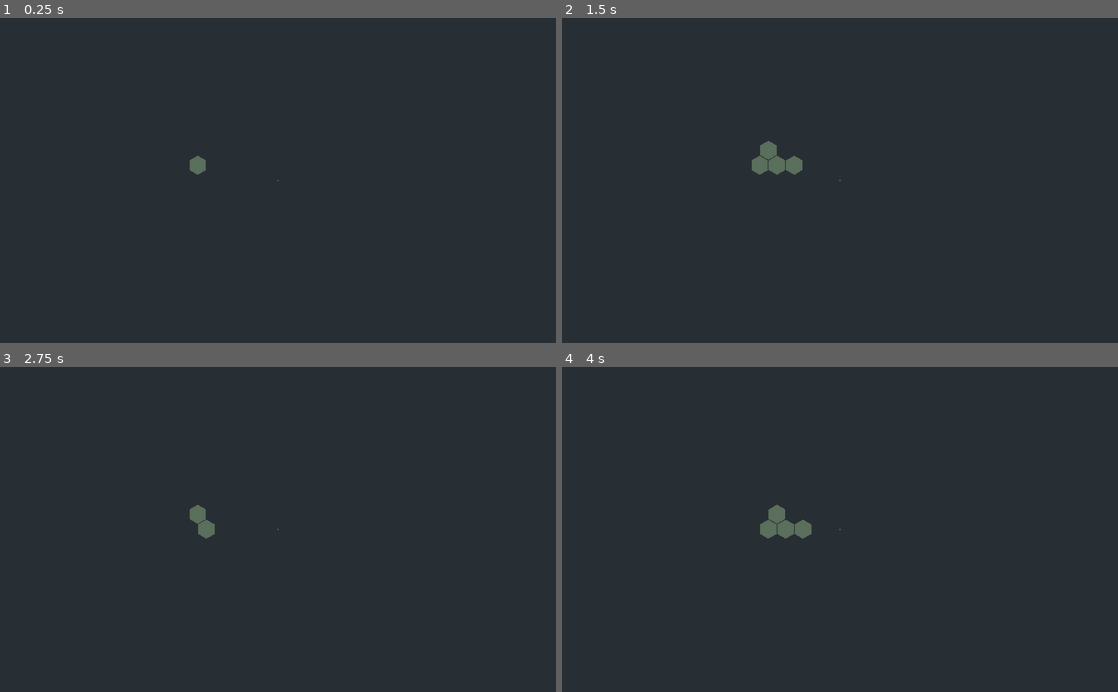
Above: before the commit, frames 1-4 (two rows, left to right).
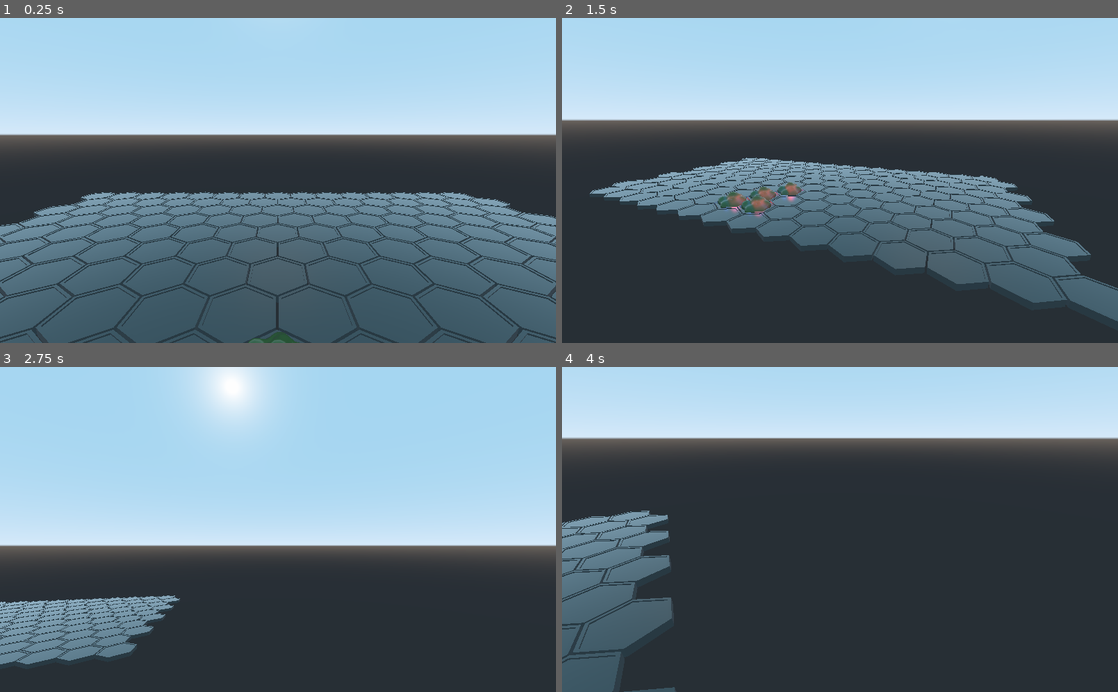
Above: after the commit, the same moments.

Repository: KrtzDev/cell-culture
Game: Godot game, scene res://TestScene.tscn
Same seed, same stepped clock (60 frames per second), same inputs: the game is played once before the commit and once after it. The project has no main scene, so this scene is started directly.
Inputs (mouse positions are in pixels of both pictures, inside the frame that each line leads up to):
- Up to frame 1 (0.25 s): no input
- Up to frame 2 (1.5 s): tap Enter (ui_accept) at 0.5, 0.77 s; move the mouse to (962, 164) at 0.52 s; hold Right (ui_right) 0.53-1.28 s; move the mouse to (728, 196) at 1.27 s; hold Down (ui_down) from 1.28 s (still down)
- Up to frame 3 (2.75 s): tap Enter (ui_accept) at 1.52 s; move the mouse to (333, 458) at 2.02 s; release Down (ui_down) at 2.03 s; hold Right (ui_right) from 2.03 s (still down)
- Up to frame 4 (4 s): move the mouse to (812, 594) at 2.77 s; release Right (ui_right) at 2.78 s; hold Up (ui_up) 2.78-3.53 s; tap Enter (ui_accept) at 3.02, 3.77 s; move the mouse to (1006, 578) at 3.52 s; hold Left (ui_left) from 3.53 s (still down)

The runs differ from the first frame. In frame 1, 79% of the frame differs, in the area x 0-100%, y 0-100%; in frame 2, 53%; in frame 3, 63%; in frame 4, 34%.

Commit message:
Meshs integrated, camera movement added

Diff:
--- /dev/null
+++ b/cell-culture/CamMovement.gd
@@ -0,0 +1,44 @@
+extends KinematicBody
+
+var velocity = Vector3.ZERO
+var speed = .1
+
+onready var player_camera = $"Camera"
+var spin = 0.1
+var mouse_sensitivity = 2
+
+func _ready():
+	Input.set_mouse_mode(Input.MOUSE_MODE_CAPTURED)
+
+func _physics_process(delta):
+	player_camera.rotation_degrees.y = 180
+	player_camera.rotation_degrees.z = 0
+
+	movement(delta)
+	velocity = move_and_collide(velocity)
+
+func movement(_delta):
+	var dir = Vector3.ZERO
+	velocity = Vector3.ZERO
+
+	if Input.is_action_pressed("ui_up"):
+		dir += transform.basis.z
+	elif Input.is_action_pressed("ui_down"):
+		dir -= transform.basis.z
+
+	if Input.is_action_pressed("ui_left"):
+		dir += transform.basis.x
+	elif Input.is_action_pressed("ui_right"):
+		dir -= transform.basis.x
+
+	velocity = dir.normalized() * speed
+
+func _input(event):
+	if event is InputEventMouseMotion and Input.get_mouse_mode() == Input.MOUSE_MODE_CAPTURED:
+
+		rotate_y(lerp(0, -spin, event.relative.x*(mouse_sensitivity * 0.01) ))
+		player_camera.rotate_x(lerp(0,spin, event.relative.y*(mouse_sensitivity * 0.01) ))
+
+		var curr_rot = player_camera.rotation_degrees
+		curr_rot.x = clamp(curr_rot.x,-60,60)
+		player_camera.rotation_degrees = curr_rot
--- /dev/null
+++ b/cell-culture/CameraNode.tscn
@@ -0,0 +1,9 @@
+[gd_scene load_steps=2 format=2]
+
+[ext_resource path="res://CamMovement.gd" type="Script" id=1]
+
+[node name="CameraNode" type="KinematicBody"]
+transform = Transform( -1, -2.93182e-08, -1.48122e-07, 0, 0.980969, -0.194166, 1.50996e-07, -0.194166, -0.980969, 6.30807, 2.16011, 7.91773 )
+script = ExtResource( 1 )
+
+[node name="Camera" type="ClippedCamera" parent="."]
--- a/cell-culture/GameManager.gd
+++ b/cell-culture/GameManager.gd
@@ -1,14 +1,14 @@
 extends Spatial
 
 var grid = [[]] #list of all tile objects [column][row]
-var livingCells = [] #list of all living cells
-var directions = {"random" : 0, "north" : 1, "east" : 2, "south" : 3, "west" : 4}
 
-var startCoords = Vector2(9,9)
+var livingCells = [] #list of all living player cells
+
+var startCoords = Vector2(7,8)
 var minNeighbours = 1
 var maxNeigbours = 3
-var mitosisAmount = 3
-var direction = "east"
+var mitosisAmount = 4
+var direction = "random"
 
 
 # Called when the node enters the scene tree for the first time.
@@ -28,6 +28,8 @@
 		for cell in tmpLivingCells:
 			analyze_environment(cell)
 		print("nmbr of cells: ",livingCells.size())
+	if event.is_action_pressed("ui_cancel"):
+		get_tree().quit()
 
 
 #abilities
--- a/cell-culture/TestScene.tscn
+++ b/cell-culture/TestScene.tscn
@@ -1,7 +1,8 @@
-[gd_scene load_steps=3 format=2]
+[gd_scene load_steps=4 format=2]
 
 [ext_resource path="res://scripts/PetriDishCreator.gd" type="Script" id=1]
 [ext_resource path="res://GameManager.gd" type="Script" id=2]
+[ext_resource path="res://CameraNode.tscn" type="PackedScene" id=3]
 
 [node name="TestScene" type="Spatial"]
 
@@ -11,5 +12,4 @@
 [node name="PetriDishCreator" type="Spatial" parent="."]
 script = ExtResource( 1 )
 
-[node name="Camera" type="Camera" parent="."]
-transform = Transform( 1, 0, 0, 0, -4.37114e-08, 1, 0, -1, -4.37114e-08, 12.7309, 12.1003, 7.8104 )
+[node name="CameraNode" parent="." instance=ExtResource( 3 )]
--- a/cell-culture/models/shader/greenCell.tres
+++ b/cell-culture/models/shader/greenCell.tres
@@ -2,7 +2,7 @@
 
 [resource]
 flags_transparent = true
-albedo_color = Color( 0.423529, 0.498039, 0.0352941, 0.521569 )
+albedo_color = Color( 0.00392157, 0.498039, 0.0352941, 0.521569 )
 roughness = 0.17
 refraction_enabled = true
 refraction_scale = 0.01
--- a/cell-culture/project.godot
+++ b/cell-culture/project.godot
@@ -13,6 +13,47 @@
 config/name="cell-culture"
 config/icon="res://icon.png"
 
+[input]
+
+ui_left={
+"deadzone": 0.5,
+"events": [ Object(InputEventKey,"resource_local_to_scene":false,"resource_name":"","device":0,"alt":false,"shift":false,"control":false,"meta":false,"command":false,"pressed":false,"scancode":16777231,"unicode":0,"echo":false,"script":null)
+, Object(InputEventJoypadButton,"resource_local_to_scene":false,"resource_name":"","device":0,"button_index":14,"pressure":0.0,"pressed":false,"script":null)
+, Object(InputEventKey,"resource_local_to_scene":false,"resource_name":"","device":0,"alt":false,"shift":false,"control":false,"meta":false,"command":false,"pressed":false,"scancode":65,"unicode":0,"echo":false,"script":null)
+ ]
+}
+ui_right={
+"deadzone": 0.5,
+"events": [ Object(InputEventKey,"resource_local_to_scene":false,"resource_name":"","device":0,"alt":false,"shift":false,"control":false,"meta":false,"command":false,"pressed":false,"scancode":16777233,"unicode":0,"echo":false,"script":null)
+, Object(InputEventJoypadButton,"resource_local_to_scene":false,"resource_name":"","device":0,"button_index":15,"pressure":0.0,"pressed":false,"script":null)
+, Object(InputEventKey,"resource_local_to_scene":false,"resource_name":"","device":0,"alt":false,"shift":false,"control":false,"meta":false,"command":false,"pressed":false,"scancode":68,"unicode":0,"echo":false,"script":null)
+ ]
+}
+ui_up={
+"deadzone": 0.5,
+"events": [ Object(InputEventKey,"resource_local_to_scene":false,"resource_name":"","device":0,"alt":false,"shift":false,"control":false,"meta":false,"command":false,"pressed":false,"scancode":16777232,"unicode":0,"echo":false,"script":null)
+, Object(InputEventJoypadButton,"resource_local_to_scene":false,"resource_name":"","device":0,"button_index":12,"pressure":0.0,"pressed":false,"script":null)
+, Object(InputEventKey,"resource_local_to_scene":false,"resource_name":"","device":0,"alt":false,"shift":false,"control":false,"meta":false,"command":false,"pressed":false,"scancode":87,"unicode":0,"echo":false,"script":null)
+ ]
+}
+ui_down={
+"deadzone": 0.5,
+"events": [ Object(InputEventKey,"resource_local_to_scene":false,"resource_name":"","device":0,"alt":false,"shift":false,"control":false,"meta":false,"command":false,"pressed":false,"scancode":16777234,"unicode":0,"echo":false,"script":null)
+, Object(InputEventJoypadButton,"resource_local_to_scene":false,"resource_name":"","device":0,"button_index":13,"pressure":0.0,"pressed":false,"script":null)
+, Object(InputEventKey,"resource_local_to_scene":false,"resource_name":"","device":0,"alt":false,"shift":false,"control":false,"meta":false,"command":false,"pressed":false,"scancode":83,"unicode":0,"echo":false,"script":null)
+ ]
+}
+cam_zoom_in={
+"deadzone": 0.5,
+"events": [ Object(InputEventMouseButton,"resource_local_to_scene":false,"resource_name":"","device":0,"alt":false,"shift":false,"control":false,"meta":false,"command":false,"button_mask":0,"position":Vector2( 0, 0 ),"global_position":Vector2( 0, 0 ),"factor":1.0,"button_index":4,"pressed":false,"doubleclick":false,"script":null)
+ ]
+}
+cam_zoom_out={
+"deadzone": 0.5,
+"events": [ Object(InputEventMouseButton,"resource_local_to_scene":false,"resource_name":"","device":0,"alt":false,"shift":false,"control":false,"meta":false,"command":false,"button_mask":0,"position":Vector2( 0, 0 ),"global_position":Vector2( 0, 0 ),"factor":1.0,"button_index":5,"pressed":false,"doubleclick":false,"script":null)
+ ]
+}
+
 [physics]
 
 common/enable_pause_aware_picking=true
--- a/cell-culture/scripts/PetriDishCreator.gd
+++ b/cell-culture/scripts/PetriDishCreator.gd
@@ -1,8 +1,8 @@
-tool
+#tool
 extends Spatial
 
-var gridWidth : int = 30
-var gridHeight : int = 20
+var gridWidth : int = 15
+var gridHeight : int = 10
 
 var hexTile
 var tileSize : float = 0.9
--- a/cell-culture/scripts/tileScript.gd
+++ b/cell-culture/scripts/tileScript.gd
@@ -7,14 +7,19 @@
 var cellDivisionsLeft
 var neighbours
 
+
 func come_to_live(mitAmount:int):
 	isAlive = true
-	self.visible = true
+	var cell = self.get_node("Cell")
+	self.get_node("Cell").visible = true
+
+	#self.get_node("Cell/Mball011").mesh.surface_get_material(0).albedo_color = Color(0.94, 1, 1, 1)
+
 	cellDivisionsLeft=mitAmount
 
 func die():
 	isAlive = false
-	self.visible = false
+	self.get_node("Cell").visible = false
 
 func get_neighbours():
 	var topLeft
--- a/cell-culture/tile.tscn
+++ b/cell-culture/tile.tscn
@@ -1,11 +1,15 @@
-[gd_scene load_steps=3 format=2]
+[gd_scene load_steps=4 format=2]
 
-[ext_resource path="res://models/hexagonTile.glb" type="PackedScene" id=1]
+[ext_resource path="res://hexTile.tscn" type="PackedScene" id=1]
 [ext_resource path="res://scripts/tileScript.gd" type="Script" id=2]
+[ext_resource path="res://cell.tscn" type="PackedScene" id=3]
 
 [node name="Tile" type="Spatial"]
-visible = false
+transform = Transform( 0.5, 0, 0, 0, 0.5, 0, 0, 0, 0.5, 0, 0, 0 )
 script = ExtResource( 2 )
 
-[node name="hexagonTile" parent="." instance=ExtResource( 1 )]
-transform = Transform( 0.5, 0, 0, 0, 0.5, 0, 0, 0, 0.5, 0, 0, 0 )
+[node name="HexTile" parent="." instance=ExtResource( 1 )]
+
+[node name="Cell" parent="." instance=ExtResource( 3 )]
+transform = Transform( 1, 0, 0, 0, 1, 0, 0, 0, 1, 0, 0.106367, 0 )
+visible = false
Not shown, changed: cell-culture/models/cell/Cell.glb.import
Not shown, changed: cell-culture/models/hexTile/HexField.glb.import
Not shown, changed: cell-culture/models/petriDish/PetriDish.glb.import
